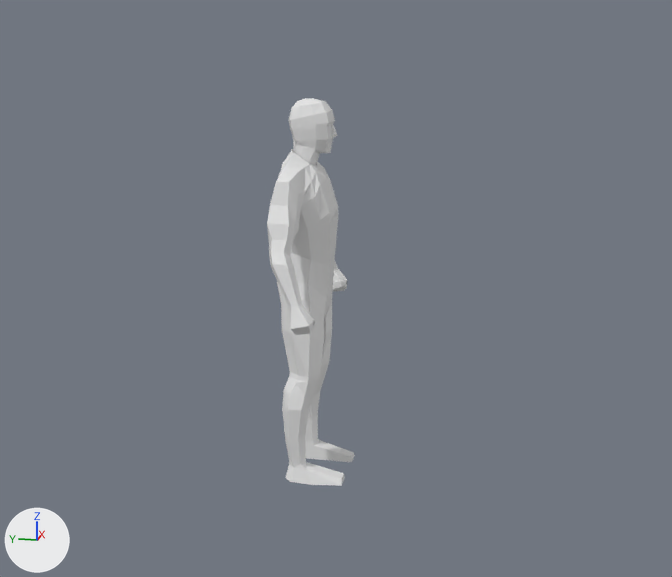
What one commit did to the Blender file blender/IAS人物模型.blend.
One viewpoint serves both versions: a camera (50 mm lens) standing at (-4.35, -0.98, 2.04) and looking at (-0.18, -0.15, 1.0). Arrows for +X, +Y and +Z are at lower left; the lights stay in place. The first picture is the older version.

Objects in the first picture: 'Body'.
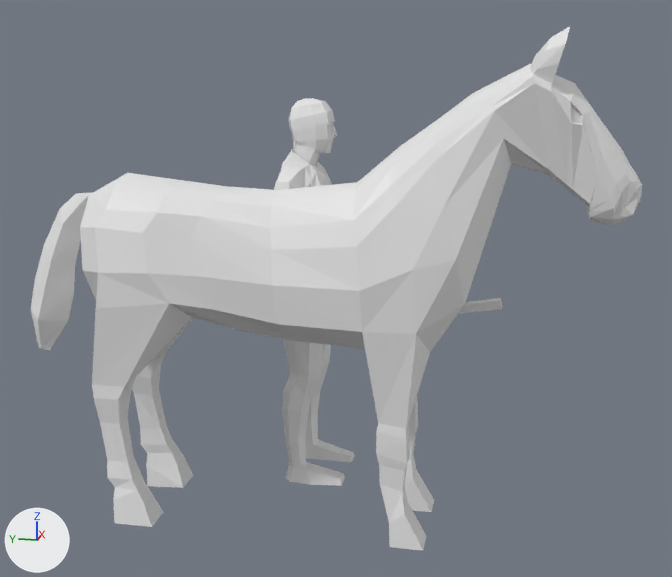
Location of each change, [x1, y1, x2, y2] in pixels of the pictures (672 x 577 px):
'马', added: after [31, 26, 642, 551]
'双手剑', shown: after [458, 298, 502, 314]

Patch to the scene script:
```diff
--- a/blender/IAS人物模型.blend.py
+++ b/blender/IAS人物模型.blend.py
@@ me_立方体_002 @@
+me_立方体_002.from_pydata(...)  # 463 vertices, 461 faces; spans x -0.3..0.3, y -1.45..1.25, z -0.62..1.55
@@ ob_双手剑 @@
 ob_双手剑.rotation_euler = (-1.246, -0.181, -1.661)  # degrees (-71, -10, -95)
-ob_双手剑.hide_set(True)
@@ ob_马 @@
+ob_马 = bpy.data.objects.new('马', me_立方体_002)
+ob_马.location = (-0.489, 0.0, 0.616)
```
